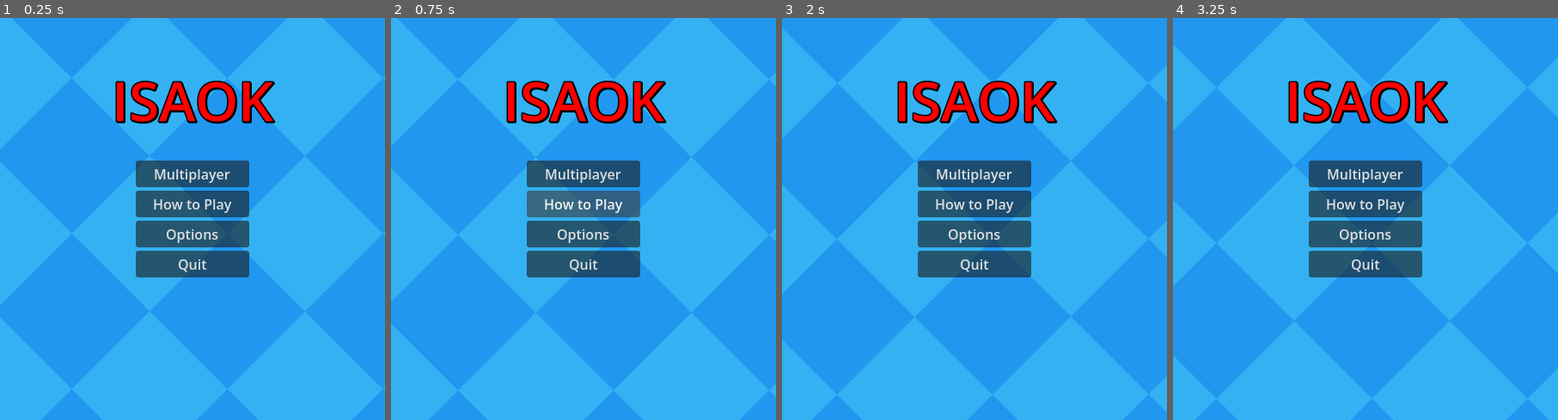
Above: before the commit, frames 1-4 (left to right).
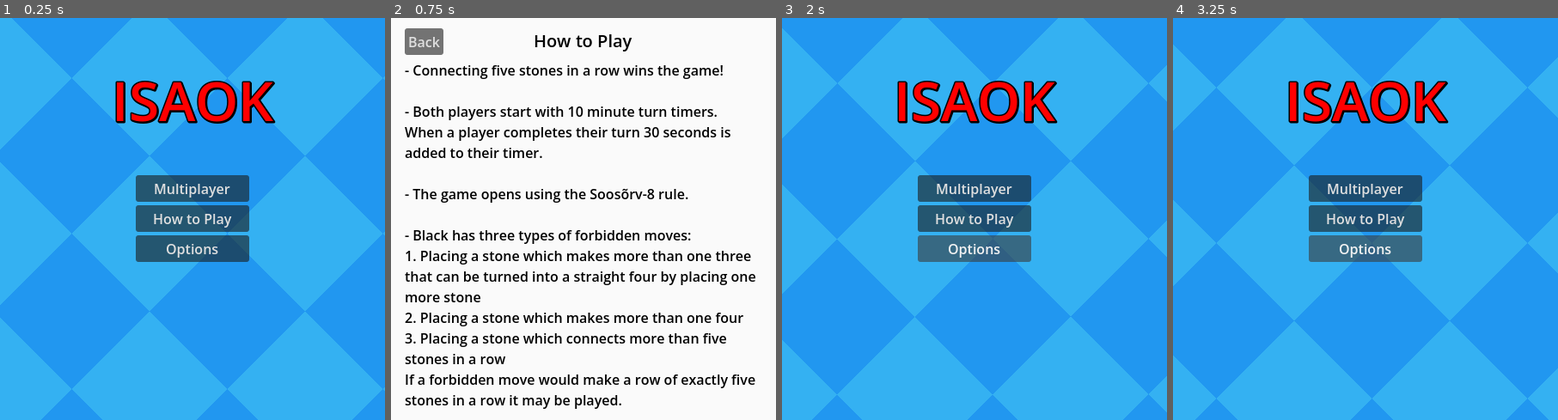
Above: after the commit, the same moments.

Repository: Joseph731/Isaok
Game: Godot game, scene res://scenes/menus/main_menu/main_menu.tscn
The game is run twice, just before and just after one commit, with the same random seed, the same clock (stepped at 60 frames per second) and the same inputs.
Inputs (mouse positions are in pixels of both pictures, inside the frame that each line leads up to):
- Up to frame 1 (0.25 s): no input
- Up to frame 2 (0.75 s): click "How to Play" at 0.5 s
- Up to frame 3 (2 s): click (816, 42) at 1.25 s, where only the run after the commit has a clickable "Back"
- Up to frame 4 (3.25 s): no input

The runs differ from the first frame. In frame 1, 4.3% of the frame differs, in the area x 35-65%, y 35-65%; in frame 2, 100%, in the area x 0-100%, y 0-100%; in frame 3, 4.3%; in frame 4, 4.3%.

Commit message:
Fix even more bugs & add even more visuals and audio

Diff:
--- a/game.gd
+++ b/game.gd
@@ -2,6 +2,9 @@
 
 const MAIN_MENU_SCENE_PATH: String = "res://scenes/menus/main_menu/main_menu.tscn"
 const KAHOOT_MUSIC = preload("uid://d2nyr17by2e02")
+const WIN = preload("uid://seuy6pfpjqut")
+const LOSE = preload("uid://dwntwhjhmp11k")
+const DRAW = preload("uid://wao6vpt50ohd")
 
 @onready var grid_manager: GridManager = $GridManager
 @onready var ui_manager: UIManager = $UIManager
@@ -12,6 +15,7 @@
 @onready var pause_panel: PanelContainer = $PausePanel
 @onready var garrosh_player: AudioStreamPlayer = $GarroshPlayer
 @onready var stone_plop_player: AudioStreamPlayer = $StonePlopPlayer
+@onready var game_over_player: AudioStreamPlayer = $GameOverPlayer
 
 var consecutive_passes: int = 0
 
@@ -63,22 +67,16 @@
 
 @rpc("any_peer", "call_local", "reliable")
 func handle_stone_selection_prompt_stone_selected(stone_type: GridManager.StoneType, stone_selection_prompt_path: String) -> void:
-	if grid_manager.game_outcome != GridManager.GameOutcome.UNDECIDED:
-		return
-
 	var stone_selection_prompt: StoneSelectionPrompt = get_node(stone_selection_prompt_path)
-
-	if grid_manager.game_state == GridManager.GameState.SECOND:
+	if grid_manager.game_outcome != GridManager.GameOutcome.UNDECIDED:
+		stone_selection_prompt.queue_free()
+		return
+
+	if grid_manager.game_state == GridManager.GameState.SECOND && stone_type == grid_manager.StoneType.BLACK:
 		if stone_selection_prompt.is_for_server:
-			if stone_type == grid_manager.StoneType.WHITE:
-				turn_timer_host.start(turn_timer_host.time_left - 30)
-			else:
-				turn_timer_host.paused = false
-		else:
-			if stone_type == grid_manager.StoneType.WHITE:
-				turn_timer_challenger.start(turn_timer_challenger.time_left - 30)
-			else:
-				turn_timer_challenger.paused = false
+			turn_timer_host.paused = false
+		else:
+			turn_timer_challenger.paused = false
 
 	if stone_selection_prompt.is_for_server:
 		grid_manager.set_servers_stone_type(stone_type)
@@ -133,11 +131,13 @@
 
 func _on_turn_switched(is_servers_turn: bool) -> void:
 	if is_servers_turn:
-		turn_timer_challenger.start(turn_timer_challenger.time_left + 30)
+		if grid_manager.game_state != GridManager.GameState.SECOND:
+			turn_timer_challenger.start(turn_timer_challenger.time_left + 30)
 		turn_timer_challenger.paused = true
 		turn_timer_host.paused = false
 	else:
-		turn_timer_host.start(turn_timer_host.time_left + 30)
+		if grid_manager.game_state != GridManager.GameState.SECOND:
+			turn_timer_host.start(turn_timer_host.time_left + 30)
 		turn_timer_host.paused = true
 		turn_timer_challenger.paused = false
 
@@ -164,6 +164,31 @@
 		HostStats.host_ties += 1
 		HostStats.host_just_won = false
 	pause_menu.update_host_stats_labels()
+
+	if game_outcome == GridManager.GameOutcome.DRAW:
+		set_game_over_player.rpc(GameOverPrompt.GameOverOutcome.TIE)
+	elif HostStats.host_just_won:
+		set_game_over_player.rpc_id(1, GameOverPrompt.GameOverOutcome.VICTORY)
+		if multiplayer.get_peers().size() > 0:
+			set_game_over_player.rpc_id(multiplayer.get_peers()[0], GameOverPrompt.GameOverOutcome.DEFEAT)
+	else:
+		set_game_over_player.rpc_id(1, GameOverPrompt.GameOverOutcome.DEFEAT)
+		if multiplayer.get_peers().size() > 0:
+			set_game_over_player.rpc_id(multiplayer.get_peers()[0], GameOverPrompt.GameOverOutcome.VICTORY)
+	play_game_over_sound.rpc()
+
+@rpc("authority", "call_local", "unreliable")
+func set_game_over_player(game_over_outcome: GameOverPrompt.GameOverOutcome) -> void:
+	if game_over_outcome == GameOverPrompt.GameOverOutcome.VICTORY:
+		game_over_player.stream = WIN
+	elif game_over_outcome == GameOverPrompt.GameOverOutcome.DEFEAT:
+		game_over_player.stream = LOSE
+	else:
+		game_over_player.stream = DRAW
+
+@rpc("authority", "call_local", "unreliable")
+func play_game_over_sound() -> void:
+	game_over_player.play()
 
 func _on_pass_button_pressed() -> void:
 	handle_pass_button_pressed.rpc_id(1)
--- a/game.tscn
+++ b/game.tscn
@@ -42,12 +42,12 @@
 [node name="NetworkManager" parent="." unique_id=57909923 instance=ExtResource("5_ryrav")]
 
 [node name="TurnTimerHost" type="Timer" parent="." unique_id=1659935680]
-wait_time = 40.0
+wait_time = 600.0
 one_shot = true
 autostart = true
 
 [node name="TurnTimerChallenger" type="Timer" parent="." unique_id=1751517430]
-wait_time = 40.0
+wait_time = 600.0
 one_shot = true
 autostart = true
 
@@ -80,3 +80,6 @@
 [node name="StonePlopPlayer" type="AudioStreamPlayer" parent="." unique_id=1690021302]
 stream = ExtResource("8_vef74")
 bus = &"sfx"
+
+[node name="GameOverPlayer" type="AudioStreamPlayer" parent="." unique_id=378160405]
+bus = &"sfx"
--- a/project.godot
+++ b/project.godot
@@ -13,6 +13,7 @@
 config/name="Isaok"
 run/main_scene="uid://cb0o2ptu41xif"
 config/features=PackedStringArray("4.6", "GL Compatibility")
+run/max_fps=30
 config/icon="res://icon.svg"
 
 [audio]
--- a/scenes/grid_manager/grid_manager.gd
+++ b/scenes/grid_manager/grid_manager.gd
@@ -67,6 +67,9 @@
 
 	if !is_multiplayer_authority():
 		return
+
+	if HostStats.host_just_won:
+		is_servers_turn = false
 
 	stone_grid.resize(GRID_SIZE)
 	for y in range(GRID_SIZE):
@@ -211,8 +214,20 @@
 
 	if check_win(stone_grid_pos, stone_type):
 		if stone_type == StoneType.BLACK:
-			print("Black Winner!")
-			game_outcome = GameOutcome.BLACK_WIN
+			if check_black_overline(stone_grid_pos):
+				print("Move rejected: Violates overline rule!")
+				stone_grid[coords.y][coords.x] = StoneType.EMPTY # Undo the move
+				stones_on_the_grid -= 1
+
+				if multiplayer.get_remote_sender_id() == 1:
+					play_rejected_sound.rpc_id(1)
+				elif multiplayer.get_peers().size() > 0:
+					play_rejected_sound.rpc_id(multiplayer.get_peers()[0])
+
+				return
+			else:
+				print("Black Winner!")
+				game_outcome = GameOutcome.BLACK_WIN
 		else:
 			print("White Winner!")
 			game_outcome = GameOutcome.WHITE_WIN
@@ -278,11 +293,26 @@
 		# Check negative direction
 		count += count_in_direction(start_pos, -dir, stone_type)
 
-		if stone_type == StoneType.BLACK && count == 5:
+		if count >= 5:
 			return true
-		elif stone_type == StoneType.WHITE && count >= 5:
-			return true
-	return false
+	return false
+
+func check_black_overline(start_pos: Vector2i) -> bool:
+	var overline_exists: bool = false
+	for dir in DIRECTIONS:
+		var count = 1 # Count the piece just placed
+
+		# Check positive direction
+		count += count_in_direction(start_pos, dir, StoneType.BLACK)
+		# Check negative direction
+		count += count_in_direction(start_pos, -dir, StoneType.BLACK)
+
+		#if the move would win black the game with a 5 connection overlines don't matter
+		if count == 5:
+			return false
+		if count > 5:
+			overline_exists = true
+	return overline_exists
 
 func count_in_direction(start_pos: Vector2i, direction: Vector2i, stone_type: StoneType) -> int:
 	var count = 0
--- /dev/null
+++ b/scenes/menus/how_to_play_menu/how_to_play_menu.gd
@@ -0,0 +1,14 @@
+extends PanelContainer
+
+@onready var back_button: Button = $MarginContainer/BackButton
+@onready var main_menu_scene: PackedScene = load("uid://cb0o2ptu41xif")
+
+func _ready() -> void:
+	back_button.pressed.connect(_on_back_pressed)
+
+	UIAudioManager.register_buttons([
+		back_button
+	])
+
+func _on_back_pressed():
+	get_tree().change_scene_to_packed(main_menu_scene)
--- /dev/null
+++ b/scenes/menus/how_to_play_menu/how_to_play_menu.tscn
@@ -0,0 +1,59 @@
+[gd_scene format=3 uid="uid://b0ujohmst5o08"]
+
+[ext_resource type="Script" uid="uid://cxri3cum2o5t4" path="res://scenes/menus/how_to_play_menu/how_to_play_menu.gd" id="1_66jd0"]
+
+[sub_resource type="StyleBoxFlat" id="StyleBoxFlat_66jd0"]
+bg_color = Color(0.98039216, 0.98039216, 0.98039216, 1)
+
+[node name="HowToPlayMenu" type="PanelContainer" unique_id=1469813218]
+anchors_preset = 15
+anchor_right = 1.0
+anchor_bottom = 1.0
+grow_horizontal = 2
+grow_vertical = 2
+theme_override_styles/panel = SubResource("StyleBoxFlat_66jd0")
+script = ExtResource("1_66jd0")
+
+[node name="MarginContainer" type="MarginContainer" parent="." unique_id=1005989163]
+layout_mode = 2
+theme_override_constants/margin_left = 16
+theme_override_constants/margin_top = 16
+theme_override_constants/margin_right = 16
+theme_override_constants/margin_bottom = 16
+
+[node name="BackButton" type="Button" parent="MarginContainer" unique_id=1400392585]
+layout_mode = 2
+size_flags_horizontal = 0
+size_flags_vertical = 0
+text = "Back"
+
+[node name="VBoxContainer" type="VBoxContainer" parent="MarginContainer" unique_id=411123743]
+layout_mode = 2
+mouse_filter = 2
+theme_override_constants/separation = 9
+alignment = 1
+
+[node name="Label2" type="Label" parent="MarginContainer/VBoxContainer" unique_id=1979249987]
+layout_mode = 2
+theme_override_colors/font_color = Color(0, 0, 0, 1)
+theme_override_font_sizes/font_size = 20
+text = "How to Play"
+horizontal_alignment = 1
+
+[node name="Label" type="Label" parent="MarginContainer/VBoxContainer" unique_id=308745404]
+custom_minimum_size = Vector2(416, 360)
+layout_mode = 2
+theme_override_colors/font_color = Color(0, 0, 0, 1)
+theme_override_constants/line_spacing = 1
+text = "- Connecting five stones in a row wins the game!
+
+- Both players start with 10 minute turn timers. When a player completes their turn 30 seconds is added to their timer.
+
+- The game opens using the Soosõrv-8 rule.
+
+- Black has three types of forbidden moves:
+1. Placing a stone which makes more than one three that can be turned into a straight four by placing one more stone
+2. Placing a stone which makes more than one four
+3. Placing a stone which connects more than five stones in a row
+If a forbidden move would make a row of exactly five stones in a row it may be played."
+autowrap_mode = 2
--- a/scenes/menus/main_menu/main_menu.gd
+++ b/scenes/menus/main_menu/main_menu.gd
@@ -8,10 +8,12 @@
 @onready var options_button: Button = $VBoxContainer/OptionsButton
 
 @onready var multiplayer_menu_scene: PackedScene = load("uid://cx4fmserm6kig")
+@onready var how_to_play_menu_scene: PackedScene = load("uid://b0ujohmst5o08")
 
 var options_menu_scene: PackedScene = preload("uid://ckqrgh0lepopt")
 
 func _ready() -> void:
+	HostStats.host_just_won = false
 	if MusicPlayer.stream != GREED_MUSIC:
 		MusicPlayer.stream = GREED_MUSIC
 	if !MusicPlayer.playing:
@@ -31,7 +33,7 @@
 
 
 func _on_single_player_button_pressed():
-	pass
+	get_tree().change_scene_to_packed(how_to_play_menu_scene)
 
 func _on_multiplayer_button_pressed():
 	get_tree().change_scene_to_packed(multiplayer_menu_scene)
--- a/scenes/menus/main_menu/main_menu.tscn
+++ b/scenes/menus/main_menu/main_menu.tscn
@@ -50,5 +50,6 @@
 text = "Options"
 
 [node name="QuitButton" type="Button" parent="VBoxContainer" unique_id=92865397]
+visible = false
 layout_mode = 2
 text = "Quit"
--- a/scenes/menus/multiplayer_menu/multiplayer_menu.gd
+++ b/scenes/menus/multiplayer_menu/multiplayer_menu.gd
@@ -16,6 +16,7 @@
 
 var game_scene: PackedScene = preload("uid://c08fg1xiroqwb")
 var is_connecting: bool
+var trying_to_connect: bool = false
 
 
 func _ready():
@@ -51,7 +52,7 @@
 	var port := port_text_edit.text
 	if port.is_valid_int():
 		MultiplayerConfig.port = int(port)
-		if MultiplayerConfig.port <= 0:
+		if MultiplayerConfig.port <= 0 || MultiplayerConfig.port > 65535:
 			MultiplayerConfig.port = -1
 	else:
 		MultiplayerConfig.port = -1
@@ -108,7 +109,8 @@
 
 
 func _on_back_pressed():
-	get_tree().change_scene_to_packed(main_menu_scene)
+	if !is_connecting:
+		get_tree().change_scene_to_packed(main_menu_scene)
 
 
 func _on_text_changed():
--- a/scenes/menus/multiplayer_menu/multiplayer_menu.tscn
+++ b/scenes/menus/multiplayer_menu/multiplayer_menu.tscn
@@ -2,6 +2,8 @@
 
 [ext_resource type="Script" uid="uid://b5awjwursfhwo" path="res://scenes/menus/multiplayer_menu/multiplayer_menu.gd" id="1_tvsvp"]
 [ext_resource type="PackedScene" uid="uid://ccdmiiqfx77gb" path="res://scenes/background/background.tscn" id="2_tn16a"]
+
+[sub_resource type="StyleBoxFlat" id="StyleBoxFlat_tn16a"]
 
 [node name="MultiplayerMenu" type="MarginContainer" unique_id=1865083585]
 anchors_preset = 15
@@ -99,6 +101,7 @@
 layout_mode = 2
 size_flags_horizontal = 4
 size_flags_vertical = 4
+theme_override_styles/panel = SubResource("StyleBoxFlat_tn16a")
 
 [node name="MarginContainer" type="MarginContainer" parent="ErrorContainer/PanelContainer" unique_id=365206981]
 layout_mode = 2
@@ -112,20 +115,23 @@
 
 [node name="Label" type="Label" parent="ErrorContainer/PanelContainer/MarginContainer/VBoxContainer" unique_id=1410832921]
 layout_mode = 2
-theme_override_colors/font_color = Color(0.129412, 0.592157, 0.941176, 1)
+theme_override_colors/font_outline_color = Color(0, 0, 0, 1)
+theme_override_constants/outline_size = 1
 text = "Error!"
 
 [node name="ClientErrorLabel" type="Label" parent="ErrorContainer/PanelContainer/MarginContainer/VBoxContainer" unique_id=74385793]
 unique_name_in_owner = true
 layout_mode = 2
-theme_override_colors/font_color = Color(0.129412, 0.592157, 0.941176, 1)
+theme_override_colors/font_outline_color = Color(0, 0, 0, 1)
+theme_override_constants/outline_size = 1
 text = "An error occurred when connecting to the server."
 
 [node name="ServerErrorLabel" type="Label" parent="ErrorContainer/PanelContainer/MarginContainer/VBoxContainer" unique_id=1824292384]
 unique_name_in_owner = true
 visible = false
 layout_mode = 2
-theme_override_colors/font_color = Color(0.129412, 0.592157, 0.941176, 1)
+theme_override_colors/font_outline_color = Color(0, 0, 0, 1)
+theme_override_constants/outline_size = 1
 text = "An error occurred when creating the server."
 
 [node name="ErrorConfirmButton" type="Button" parent="ErrorContainer/PanelContainer/MarginContainer/VBoxContainer" unique_id=1157675803]
--- a/scenes/ui/game_over_prompt/game_over_prompt.gd
+++ b/scenes/ui/game_over_prompt/game_over_prompt.gd
@@ -6,8 +6,11 @@
 signal rematch_selected
 signal quit_to_main_menu_selected
 
+const BLUE_VICTORY = preload("uid://dky7llcj5ovfs")
+const ISAAC_VICTORY = preload("uid://dcsaeijftlenj")
 const BLUE_DEFEAT = preload("uid://18a4avt18grr")
 const ISAAC_DEFEAT = preload("uid://djstctboekbmb")
+const DRAW = preload("uid://bhyy7mnllq00h")
 
 @onready var rematch_button: Button = $VBoxContainer/PanelContainer/VBoxContainer/HBoxContainer/RematchButton
 @onready var quit_button: Button = $VBoxContainer/PanelContainer/VBoxContainer/HBoxContainer/QuitButton
@@ -57,6 +60,10 @@
 func change_version() -> void:
 	if outcome_version == GameOverOutcome.VICTORY:
 		label.text = "Victory"
+		if is_black_version:
+			texture_rect.texture = BLUE_VICTORY
+		else:
+			texture_rect.texture = ISAAC_VICTORY
 	elif outcome_version == GameOverOutcome.DEFEAT:
 		label.text = "Defeat"
 		if is_black_version:
@@ -65,3 +72,4 @@
 			texture_rect.texture = ISAAC_DEFEAT
 	else:
 		label.text = "Tie"
+		texture_rect.texture = DRAW
--- a/scenes/ui/game_over_prompt/game_over_prompt.tscn
+++ b/scenes/ui/game_over_prompt/game_over_prompt.tscn
@@ -48,7 +48,8 @@
 offset_bottom = 91.5
 grow_horizontal = 2
 grow_vertical = 2
-theme_override_constants/separation = 0
+mouse_filter = 2
+theme_override_constants/separation = 2
 
 [node name="PanelContainer" type="PanelContainer" parent="VBoxContainer" unique_id=918880305]
 layout_mode = 2
--- a/scenes/ui_manager/ui_manager.gd
+++ b/scenes/ui_manager/ui_manager.gd
@@ -138,7 +138,7 @@
 	for banned_stone in banned_stones:
 		banned_stone.queue_free()
 	banned_stones.clear()
-	center_label.text = "Choose black's fifth move"
+	center_label.text = "Choose Black's fifth move"
 
 func _on_choose_move_finished() -> void:
 	for fifth_stone in fifth_stones:
Binary file removed: assets/Screenshot (1).png
Binary file removed: assets/Screenshot (2).png
Not shown, added: assets/audio/draw.wav.import
Not shown, added: assets/audio/lose.wav.import
Not shown, added: assets/audio/win.wav.import
Binary file added: assets/blue_victory.png
Not shown, changed: assets/blue_victory.png.import
Binary file added: assets/draw.png
Not shown, changed: assets/draw.png.import
Binary file added: assets/isaac_victory.png
Not shown, added: assets/isaac_victory.png.import
Not shown, added: scenes/menus/how_to_play_menu/how_to_play_menu.gd.uid
(and 3 more such lines)
